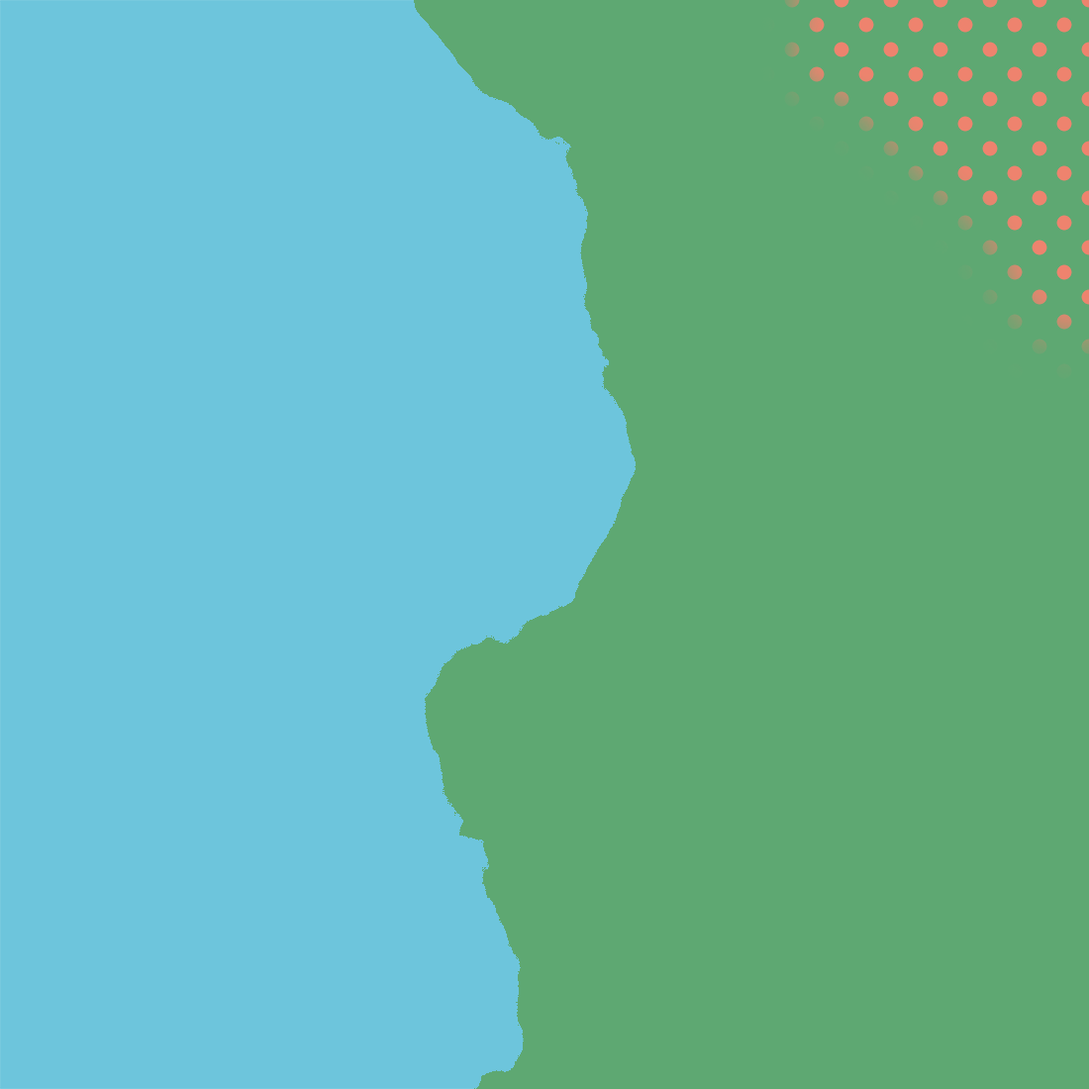
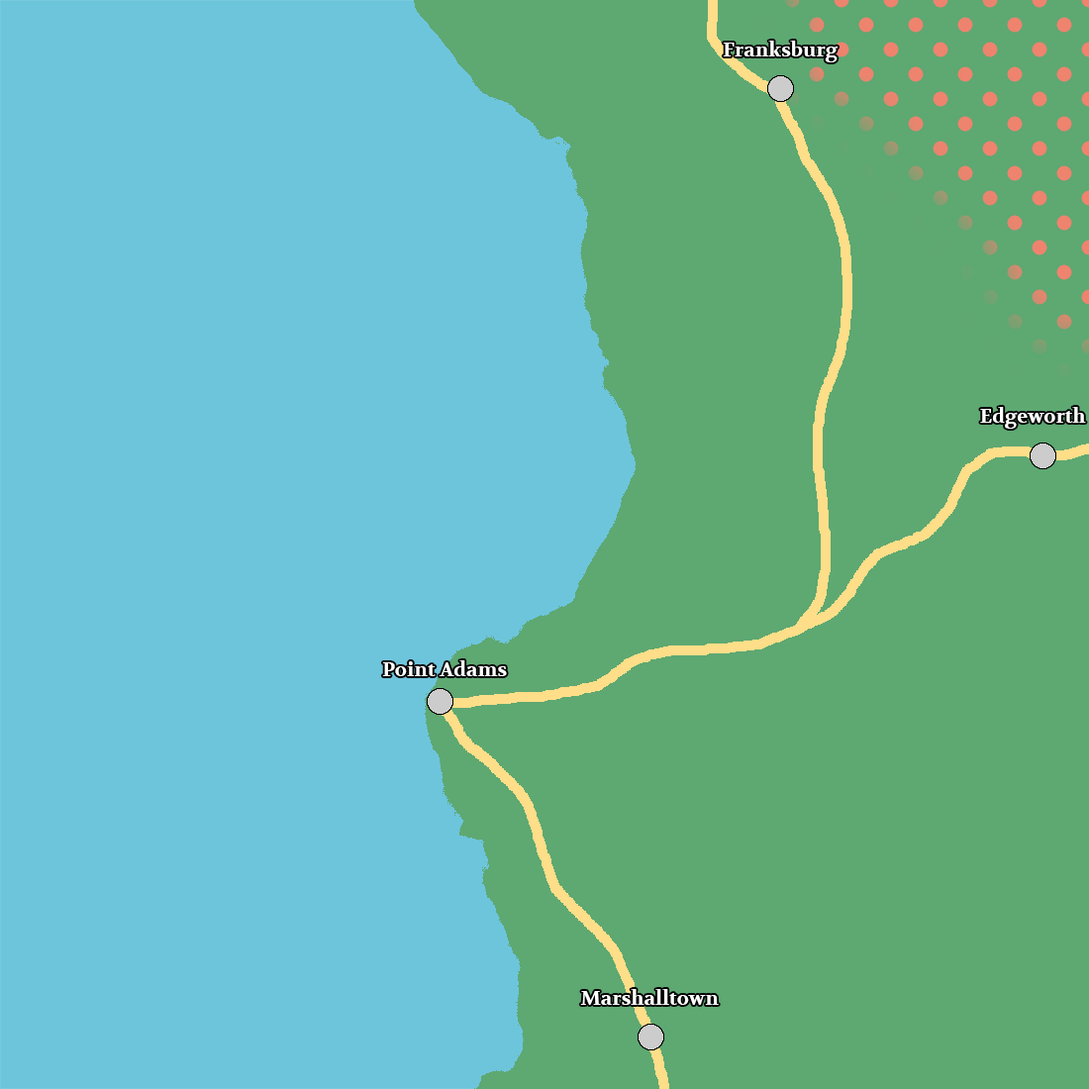
Revision of a layered 1089 × 1089 image; what changed, layer by layer:
added group "Markers" with 7 layers above "Geo" over [382, 0, 1089, 1089]
added group "Labels" with 4 layers in group "Markers" over [382, 40, 1087, 1005]
added layer "Point Adams" in group "Labels" over [382, 660, 507, 677]
added layer "Franksburg" in group "Labels" over [722, 40, 838, 63]
added layer "Edgeworth" in group "Labels" over [980, 406, 1087, 429]
added layer "Marshalltown" in group "Labels" over [580, 989, 719, 1005]
added layer "Cities" in group "Markers" over [427, 76, 1056, 1050]
added layer "Road" in group "Markers" over [434, 0, 1089, 1089]
added group "Geo" with 4 layers over [380, 0, 1089, 1089]
moved "Hills" into group "Geo" over [761, 38, 853, 399]
moved "Forest" into group "Geo" over [380, 0, 1089, 1089]
moved "Terrain" into group "Geo" over [413, 0, 1089, 1089]
moved "Water" into group "Geo" over [380, 0, 1089, 1089]
